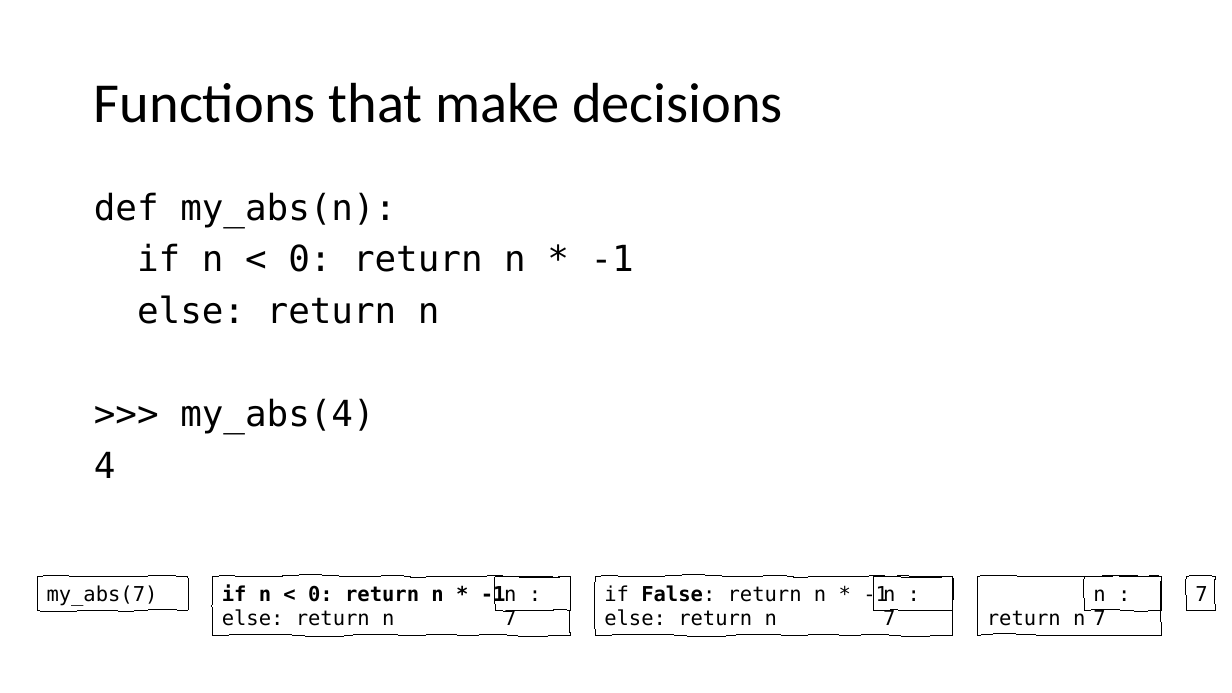
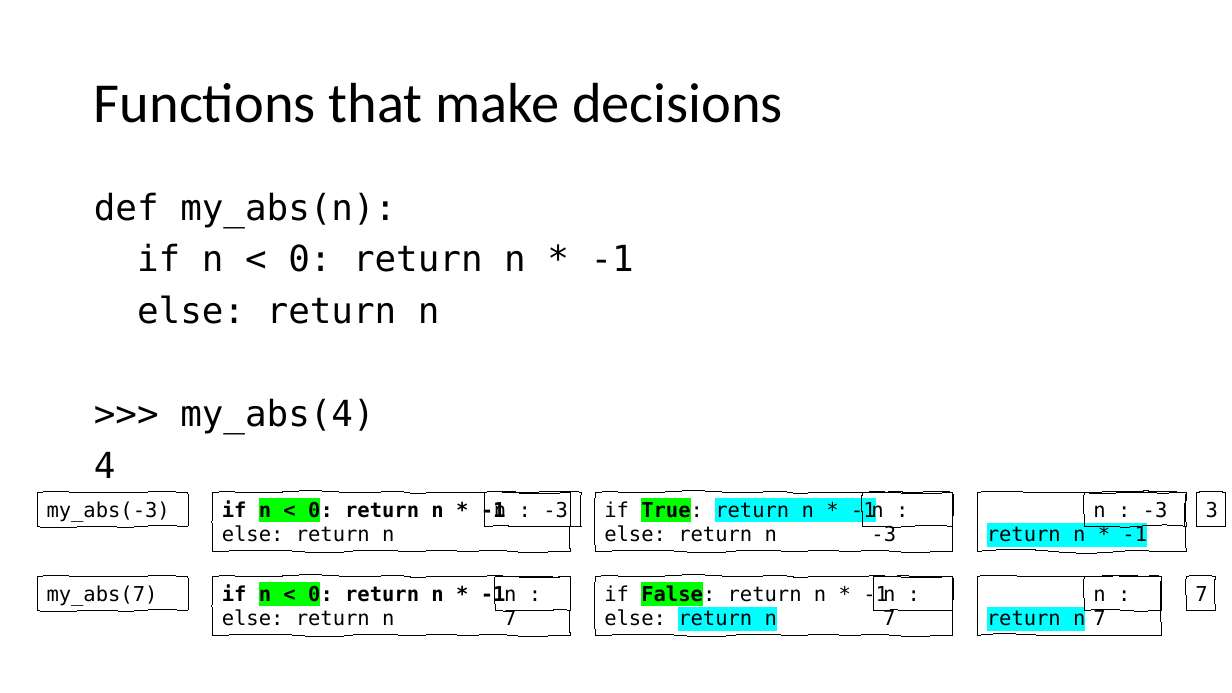
Before and after one commit to catherinefxia/ucsd-cse8a-w20.github.io, a slide deck: slide 16 of lectures/CSE8AW20-01-14-Lec3-Booleans-If/CSE8AW20-01-09-Lec3-Booleans-If-slides.pptx. Drawn at 1232x693 pixels with LibreOffice and Linux fonts; fonts in the diff are those of the drawing. Boxes give left, top, right and bottom in pixels: in the first picture for what was removed or moved away, otherwise in the second. Text is boxed around its words. In the diff, an @@ line names an element or a change of style, - is before the commit and + after.

```diff
--- a/lectures/CSE8AW20-01-14-Lec3-Booleans-If/CSE8AW20-01-09-Lec3-Booleans-If-slides.pptx
+++ b/lectures/CSE8AW20-01-14-Lec3-Booleans-If/CSE8AW20-01-09-Lec3-Booleans-If-slides.pptx
@@ freeform shape added at bbox=[38, 493, 189, 527], outline #000000 0.75 pt, 16 pt, text #000000 @@
+my_abs(-3)
@@ freeform shape added at bbox=[213, 493, 570, 552], outline #000000 0.75 pt, 16 pt, text #000000, bold @@
+if n < 0: return n * -1
+else: return n
@@ freeform shape added at bbox=[485, 493, 581, 527], outline #000000 0.75 pt, 16 pt, text #000000 @@
+n : -3
@@ freeform shape added at bbox=[595, 493, 953, 552], outline #000000 0.75 pt, 16 pt, text #000000 @@
+if True: return n * -1
+else: return n
@@ freeform shape added at bbox=[862, 493, 953, 527], outline #000000 0.75 pt, 16 pt, text #000000 @@
+n : -3
@@ freeform shape added at bbox=[978, 493, 1187, 552], outline #000000 0.75 pt, 16 pt, text #000000 @@
+return n * -1
@@ freeform shape added at bbox=[1085, 493, 1187, 527], outline #000000 0.75 pt, 16 pt, text #000000 @@
+n : -3
@@ freeform shape added at bbox=[1197, 493, 1226, 527], outline #000000 0.75 pt, 16 pt, text #000000 @@
+3
@@ text in freeform shape at bbox=[222, 584, 506, 606]: highlight none to #00FF00 in "n < 0:" @@
@@ freeform shape "if False: return n * ..." at bbox=[595, 577, 953, 636]: highlight none to #00FF00 in "False:"; highlight none to #00FFFF in "return n" @@
@@ freeform shape "return n" at bbox=[978, 577, 1162, 636]: highlight none to #00FFFF @@
```
Also in this commit, not shown: 6 other slides changed, 4 other files.
